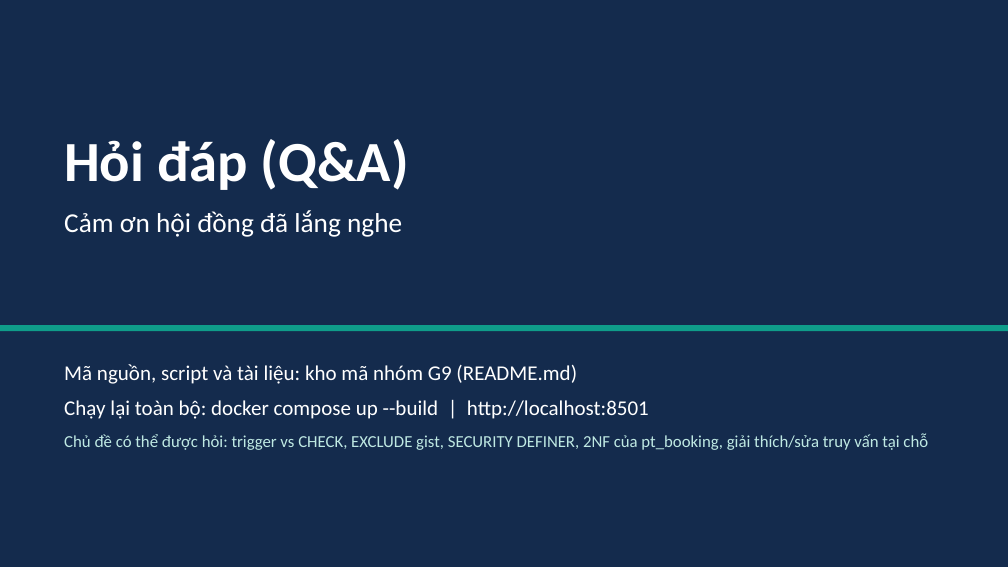
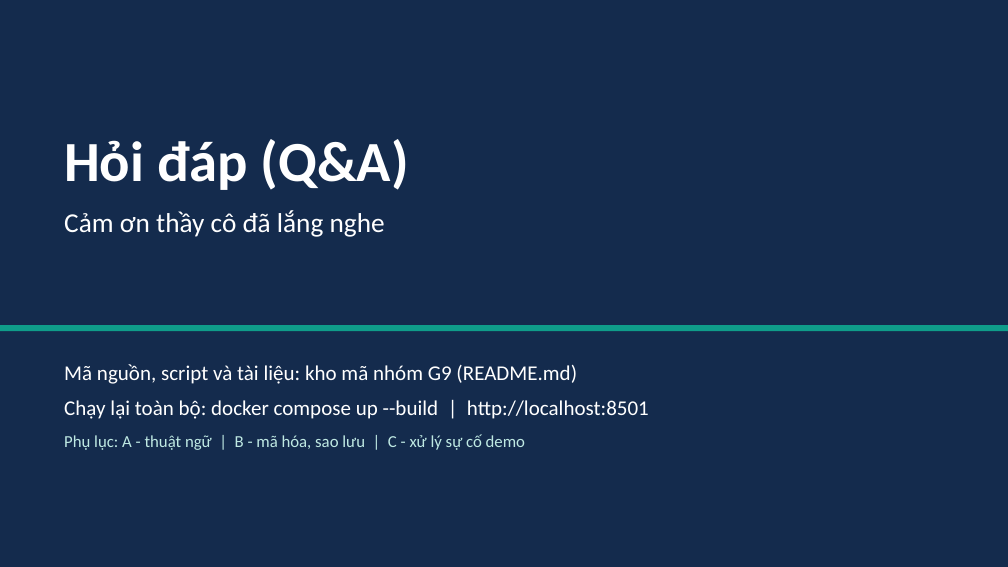
Before and after one commit to TienVN6222/PTIT_INT1313_CSDL_Group9, a slide deck: slide 24 of Phase 4/presentation/deck.pptx (slide 15 before the commit). Drawn at 1008x567 pixels with LibreOffice and Linux fonts; fonts in the diff are those of the drawing. Boxes give left, top, right and bottom in pixels: in the first picture for what was removed or moved away, otherwise in the second. Text is boxed around its words. In the diff, an @@ line names an element or a change of style, - is before the commit and + after.

```diff
--- a/Phase 4/presentation/deck.pptx
+++ b/Phase 4/presentation/deck.pptx
@@ text at [64,210,385,237]: text changed @@
-Cảm ơn hội đồng đã lắng nghe
+Cảm ơn thầy cô đã lắng nghe
@@ text at [64,434,525,450]: text changed @@
-Chủ đề có thể được hỏi: trigger vs CHECK, EXCLUDE gist, SECURITY DEFINER, 2NF của pt_booking, giải thích/sửa truy vấn tại chỗ
+Phụ lục: A - thuật ngữ | B - mã hóa, sao lưu | C - xử lý sự cố demo
```
Also in this commit, not shown: 5 other slides changed, 20 slides added, 8 slides removed, 23 other files.
